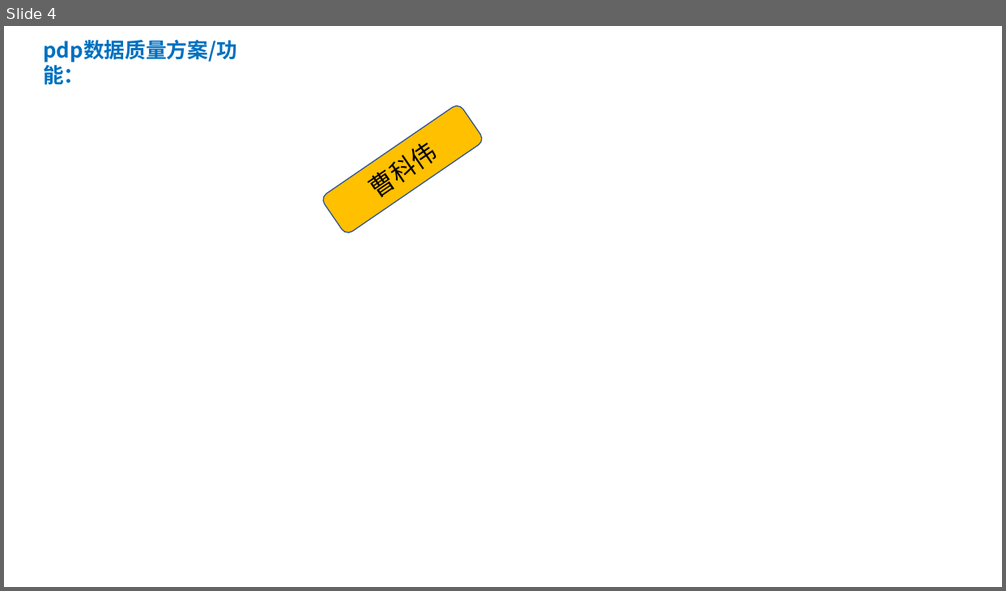
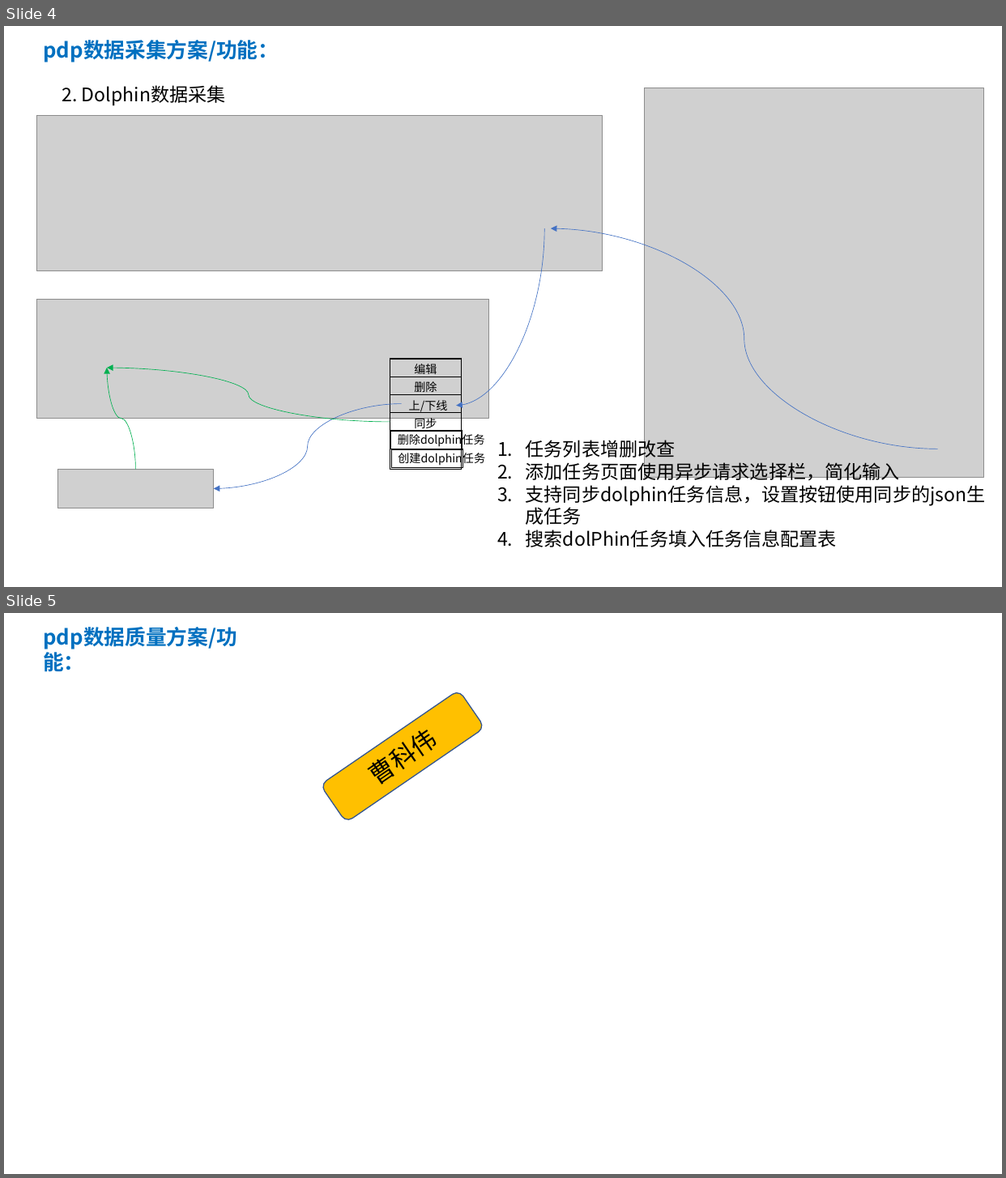
Before and after one commit to moutainhigh/pdp, a slide deck: doc/pdp方案设计-20210929.pptx. Shown one above the other, each under a label of ours: slide 4 before the commit, slides 4 and 5 after it. The pictures are 1006x591 and 1006x1178 pixels, drawn with LibreOffice and Linux fonts; fonts in the diff are those of the drawing; grey boxes stand for pictures. Boxes give left, top, right and bottom in pixels: in the first picture for what was removed or moved away, otherwise in the second. Text is boxed around its words. In the diff, an @@ line names an element or a change of style, - is before the commit and + after.

```diff
--- a/doc/pdp方案设计-20210929.pptx
+++ b/doc/pdp方案设计-20210929.pptx
@@ slide 4 added at (4, 26, 1002, 587), background #FFFFFF @@
@@ text added at (43, 40, 279, 62), 20 pt, text #0070C0, bold @@
+pdp数据采集方案/功能：
@@ text added at (62, 85, 226, 106), 18 pt, text #000000 @@
+2. Dolphin数据采集
@@ picture added at (645, 88, 984, 478) @@
@@ picture added at (36, 115, 602, 271) @@
@@ curved arrow added from (544, 228) to (456, 406), #4472C4 0.5 pt @@
@@ curved arrow added from (938, 449) to (551, 228), #4472C4 0.5 pt @@
@@ picture added at (37, 299, 489, 418) @@
@@ rectangle added at (390, 359, 462, 377), outline #000000 1 pt @@
@@ rectangle added at (390, 359, 462, 470), outline #000000 1 pt @@
@@ text added at (414, 364, 437, 374), 11 pt, text #000000 @@
+编辑
@@ curved arrow added from (390, 422) to (107, 368), #00B050 0.5 pt @@
@@ curved arrow added from (136, 469) to (107, 368), #00B050 0.5 pt @@
@@ rectangle added at (390, 377, 462, 395), outline #000000 1 pt @@
@@ text added at (414, 382, 437, 392), 11 pt, text #000000 @@
+删除
@@ curved arrow added from (402, 404) to (214, 489), #4472C4 0.5 pt @@
@@ rectangle added at (390, 395, 462, 413), outline #000000 1 pt @@
@@ rectangle added at (390, 413, 462, 431), outline #000000 1 pt @@
@@ text added at (409, 400, 448, 413), 11 pt, text #000000 @@
+上/下线
@@ rectangle added at (391, 431, 462, 449), outline #000000 1 pt @@
@@ text added at (398, 433, 485, 447), 11 pt, text #000000 @@
+删除dolphin任务
@@ text added at (414, 418, 437, 431), 11 pt, text #000000 @@
+同步
@@ text added at (526, 437, 986, 548), 18 pt, text #000000 @@
+1. 任务列表增删改查
+2. 添加任务页面使用异步请求选择栏，简化输入
+3. 支持同步dolphin任务信息，设置按钮使用同步的json生成任务
+4. 搜索dolPhin任务填入任务信息配置表
@@ rectangle added at (392, 450, 463, 467), outline #000000 1 pt @@
@@ text added at (398, 451, 485, 466), 11 pt, text #000000 @@
+创建dolphin任务
@@ picture added at (58, 469, 214, 508) @@
@@ what was slide 4 is now slide 5 @@
```
Also in this commit, not shown: 2 other slides added, 1 slide removed, 48 other files.
